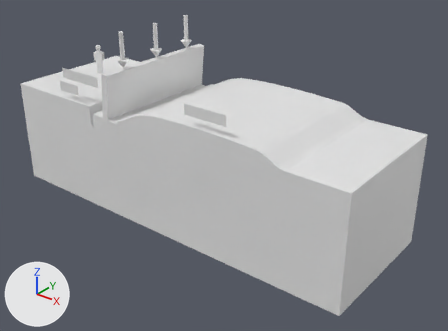
An edit to the glTF model ar-labor/models/talajtores.glb, drawn before and after from the same camera.
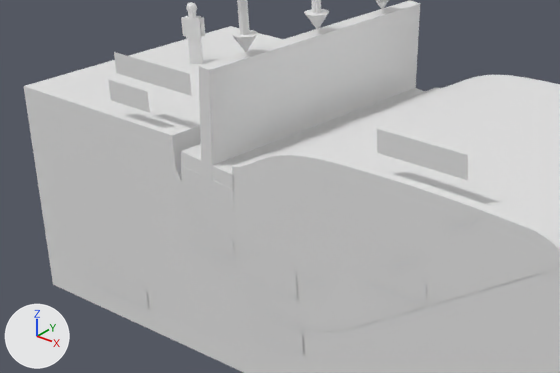
Each version appears first whole from a 50 mm camera at (1.022, -0.841, 0.491) aimed at (0.223, 0.158, -0.128), and next in a close-up on the part from 2% to 60% of the width and 13% to 65% of the height. Lighting does not change. The marker at lower left points along +X, +Y and +Z. The last two pictures show the newer version. Materials are left out; every surface is plain grey. Where no turn or scale is listed for an object, it has been applied to the vertices.

The first close-up shows 'All_talaj_cap', 'All_talaj_top', 'Fal_side', 'Fal_top', 'Felirat.004', 'Felirat.005', 'Felirat.006', 'Mesh_31', 'Passziv_ek_cap', 'Radialis_zona_cap', 'Takaras_cap', 'Takaras_top', 'Visszatoltes_top.001' and 26 more.
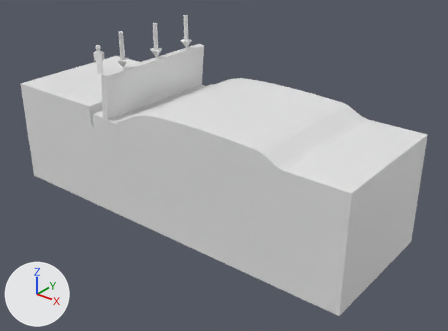
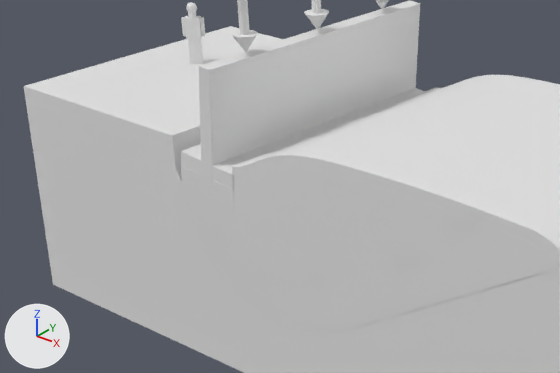
What differs and where, as boxes [x1, y1, x2, y2] in the close-ups (560 x 373 px):
'Felirat.004', deleted: before [377, 129, 468, 180]
'Felirat.006', deleted: before [114, 52, 192, 96]
'Felirat.005', deleted: before [108, 80, 150, 113]
'Felirat.001', unchanged, covered by the edit: before [241, 249, 297, 299]
'Felirat.002', unchanged, covered by the edit: before [358, 258, 426, 305]
'Felirat.003', unchanged, covered by the edit: before [246, 310, 303, 353]
'Felirat.007', unchanged, covered by the edit: before [86, 264, 148, 308]

The change, as a list of edits to the scene's bpy script:
```text
Remove ob_felirat_004:
    ob_felirat_004 = bpy.data.objects.new('Felirat.004', me_mesh_49)
    ob_felirat_004.location = (0.3029, -0.0012, 0.0628)
Remove ob_felirat_005:
    ob_felirat_005 = bpy.data.objects.new('Felirat.005', me_mesh_50)
    ob_felirat_005.location = (-0.104, -0.0012, 0.03)
Remove ob_felirat_006:
    ob_felirat_006 = bpy.data.objects.new('Felirat.006', me_mesh_51)
    ob_felirat_006.location = (-0.0611, -0.0012, 0.0634)
```
